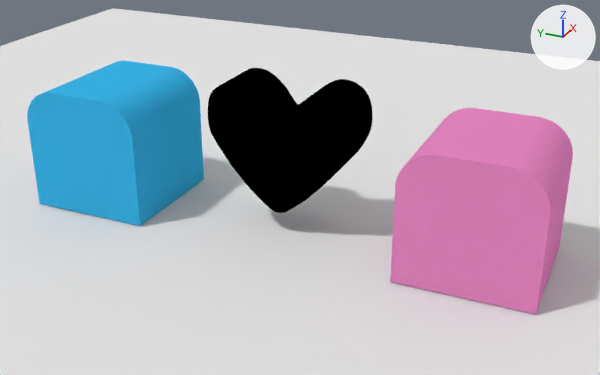
An edit to the Blender file 3d/tinder.blend, drawn before and after from the same camera.
Both versions are drawn from a 50 mm camera at (-10.67, -5.05, 5.02) aimed at (-0.08, -0.28, -0.27). Every picture has the same lights, and +X, +Y and +Z are marked at upper right.
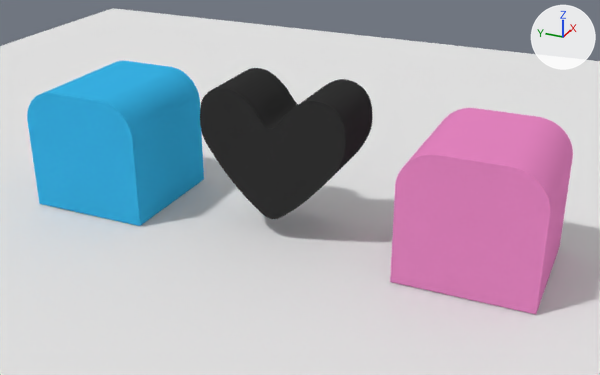
Changed parts and their boxes (x1, y1, x2, y2) in the pictures (600 x 375 px):
'BezierCircle', recoloured, modifiers changed: before (208, 68, 373, 213); after (200, 68, 373, 219)

What changed in the scene script:
```text
Change mat_material_014:
    mat_material_014.base_color: (0.0, 0.0, 0.0) -> (0.0331, 0.0331, 0.0331)  # black #000000 -> black #333333
Change ob_beziercircle:
    where _m = ob_beziercircle.modifiers.new('Solidify', 'SOLIDIFY')
    _m.thickness: 0.891 -> 1.121
```
